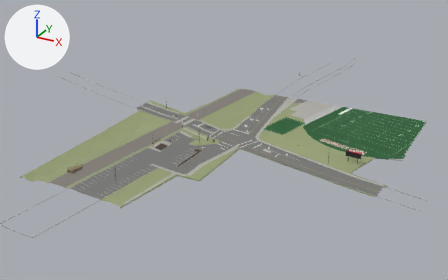
Two versions of the glTF model models/main/lod/sw_t_-3_-2.glb, one commit apart.
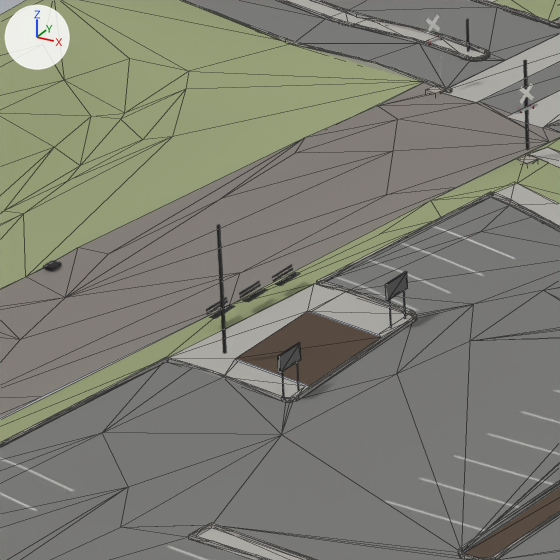
There are two pictures of each version: one whole from a 50 mm lens placed at (-263.0, -506.0, 249.0), pointed at (-406.0, -246.0, 119.0), one close up on the part from 29% to 41% of the width and 41% to 60% of the height. Arrows for +X, +Y and +Z are at upper left; the lights stay in place. The older version's two pictures come first. The close-ups show mesh edges as thin lines. Where no turn or scale is listed for an object, it has been applied to the vertices.

The first close-up shows 'SW_Roads_Crossing_gate_NE_UNVERIFIED', 'SW_Roads_Crossing_sign_median_E_UNVERIFIED', 'SW_Roads_Normal_Ave_lamp_N1_UNVERIFIED', 'SW_curbs_southwest_concrete', 'SW_ground_southwest_asphalt_-3_-2_UNVERIFIED', 'SW_ground_southwest_concrete_-3_-2', 'SW_ground_southwest_concrete_-3_-2_UNVERIFIED', 'SW_ground_southwest_gravel_-3_-2_UNVERIFIED', 'SW_ground_southwest_mulch_-3_-2' and 2 more.
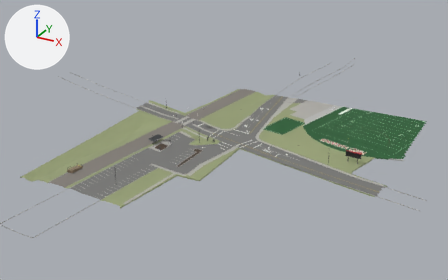
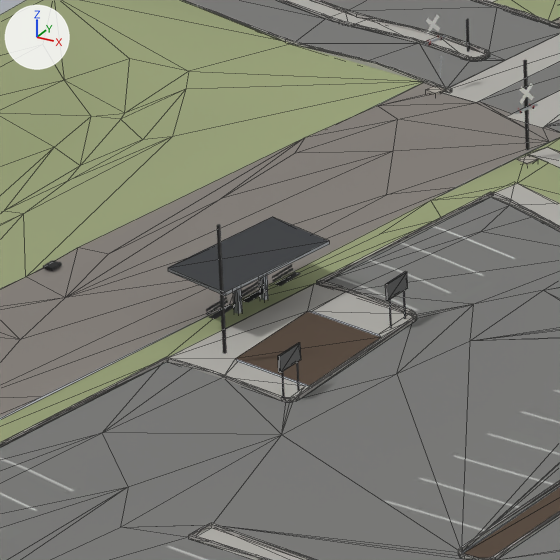
The change, as JSON lines over the scene's bpy script:
```json
{"op": "add", "block": "mat_sw_metal_canopy_steel", "code": ["mat_sw_metal_canopy_steel = principled_material('SW_metal_canopy_steel')", "mat_sw_metal_canopy_steel.base_color = (0.266, 0.283, 0.301)  # grey #8d9195", "mat_sw_metal_canopy_steel.metallic = 0.7"]}
{"op": "add", "block": "mat_sw_metal_roof_3b3e42", "code": ["mat_sw_metal_roof_3b3e42 = principled_material('SW_metal_roof_3b3e42')", "mat_sw_metal_roof_3b3e42.base_color = (0.0437, 0.0482, 0.0545)  # dark grey #3b3e42", "mat_sw_metal_roof_3b3e42.metallic = 0.3"]}
{"op": "add", "block": "me_sw_station_canopy_east_unverified", "code": ["me_sw_station_canopy_east_unverified = bpy.data.meshes.new('SW_Station_Canopy_east_UNVERIFIED')", "me_sw_station_canopy_east_unverified.from_pydata(...)  # 24 vertices, 36 faces; spans x -2.34..2.34, y -4.19..4.19, z -1.67..1.67", "# faces by material slot: [2, 34]", "me_sw_station_canopy_east_unverified.materials.append(mat_sw_metal_roof_3b3e42)  # dark grey #3b3e42", "me_sw_station_canopy_east_unverified.materials.append(mat_sw_metal_canopy_steel)  # grey #8d9195"]}
{"op": "add", "block": "ob_sw_station_canopy_east_unverified", "code": ["ob_sw_station_canopy_east_unverified = bpy.data.objects.new('SW_Station_Canopy_east_UNVERIFIED', me_sw_station_canopy_east_unverified)", "ob_sw_station_canopy_east_unverified.location = (-440.0, -258.7, 116.48)"]}
```

Where the change shows, as pixel boxes [x1, y1, x2, y2] in the close-ups (560 x 560 px):
```json
{"object": "SW_Station_Canopy_east_UNVERIFIED", "change": "added", "after": [168, 217, 329, 314], "faces in mat_sw_metal_roof_3b3e42 (dark grey #3b3e42)": [168, 217, 328, 292], "faces in mat_sw_metal_canopy_steel (grey #8d9195)": [168, 241, 329, 314]}
```
